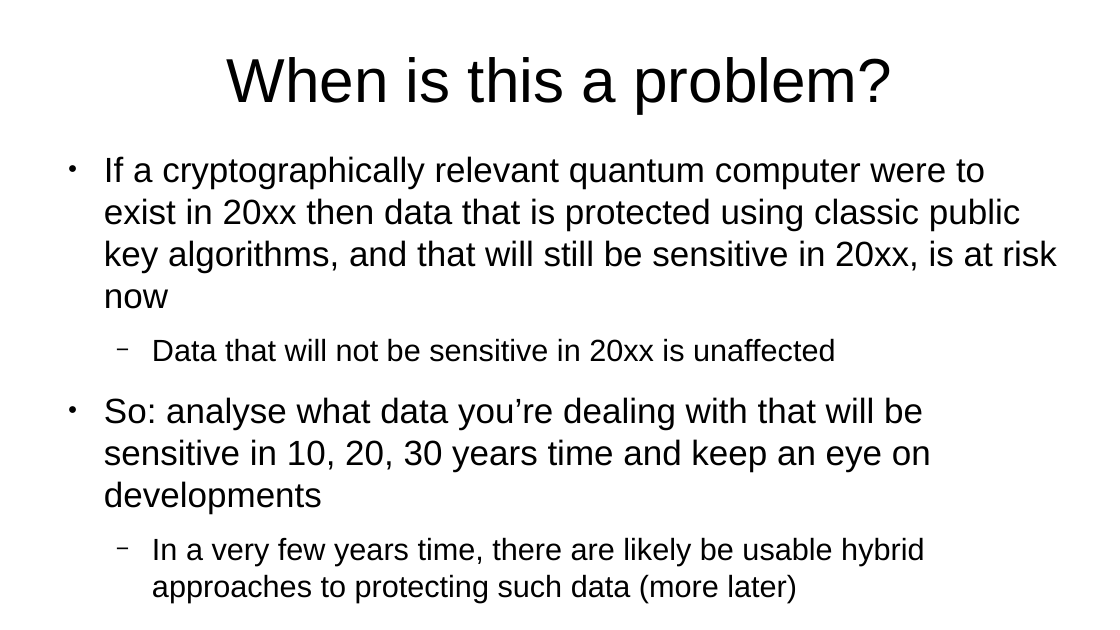
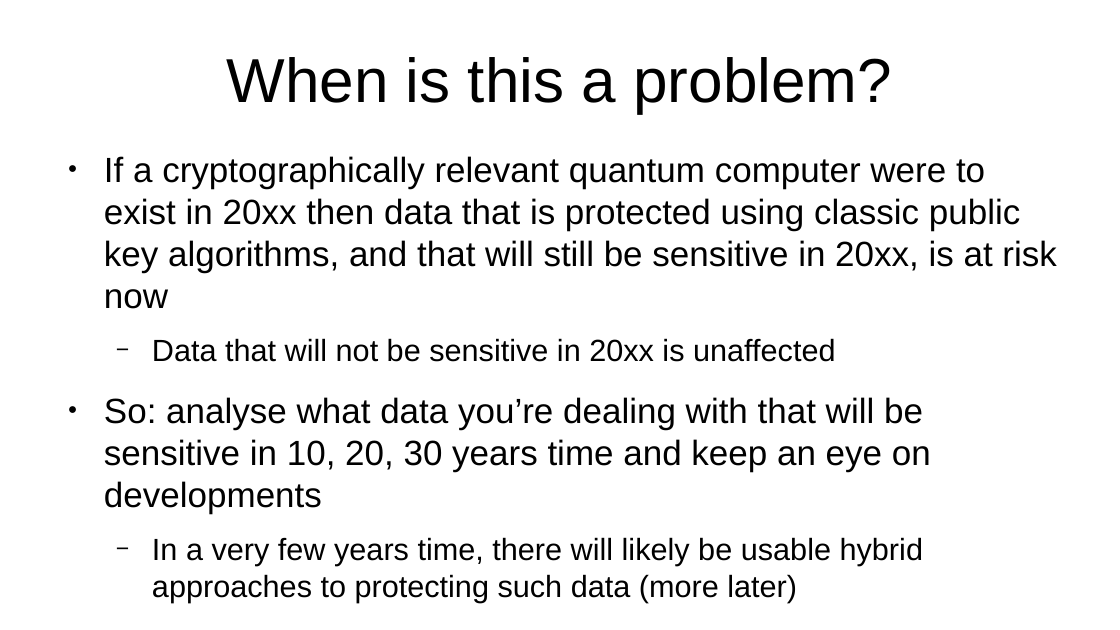
Before and after one commit to sftcd/cs7053, a slide deck: slide 7 of 2022lectures/05-pqc.odp. Drawn at 1120x630 pixels with LibreOffice and Linux fonts; fonts in the diff are those of the drawing. Boxes give left, top, right and bottom in pixels: in the first picture for what was removed or moved away, otherwise in the second. Text is boxed around its words. In the diff, an @@ line names an element or a change of style, - is before the commit and + after.

```diff
--- a/2022lectures/05-pqc.odp
+++ b/2022lectures/05-pqc.odp
@@ text at [152, 537, 923, 603]: text changed @@
-  − In a very few years time, there are likely be usable hybrid approaches to protecting such data (more later)
+  − In a very few years time, there will likely be usable hybrid approaches to protecting such data (more later)
```
Also in this commit, not shown: 11 other slides changed, 2 other files.
